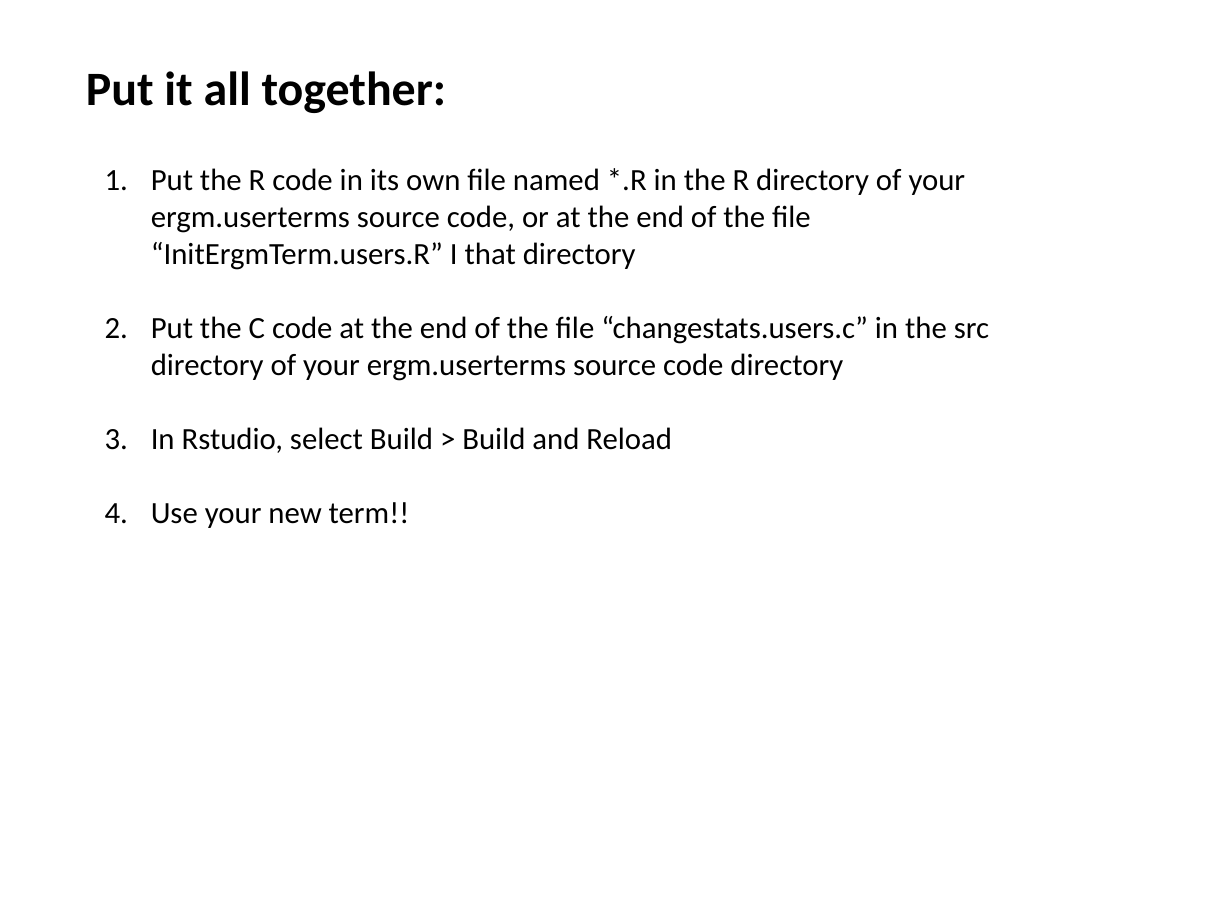
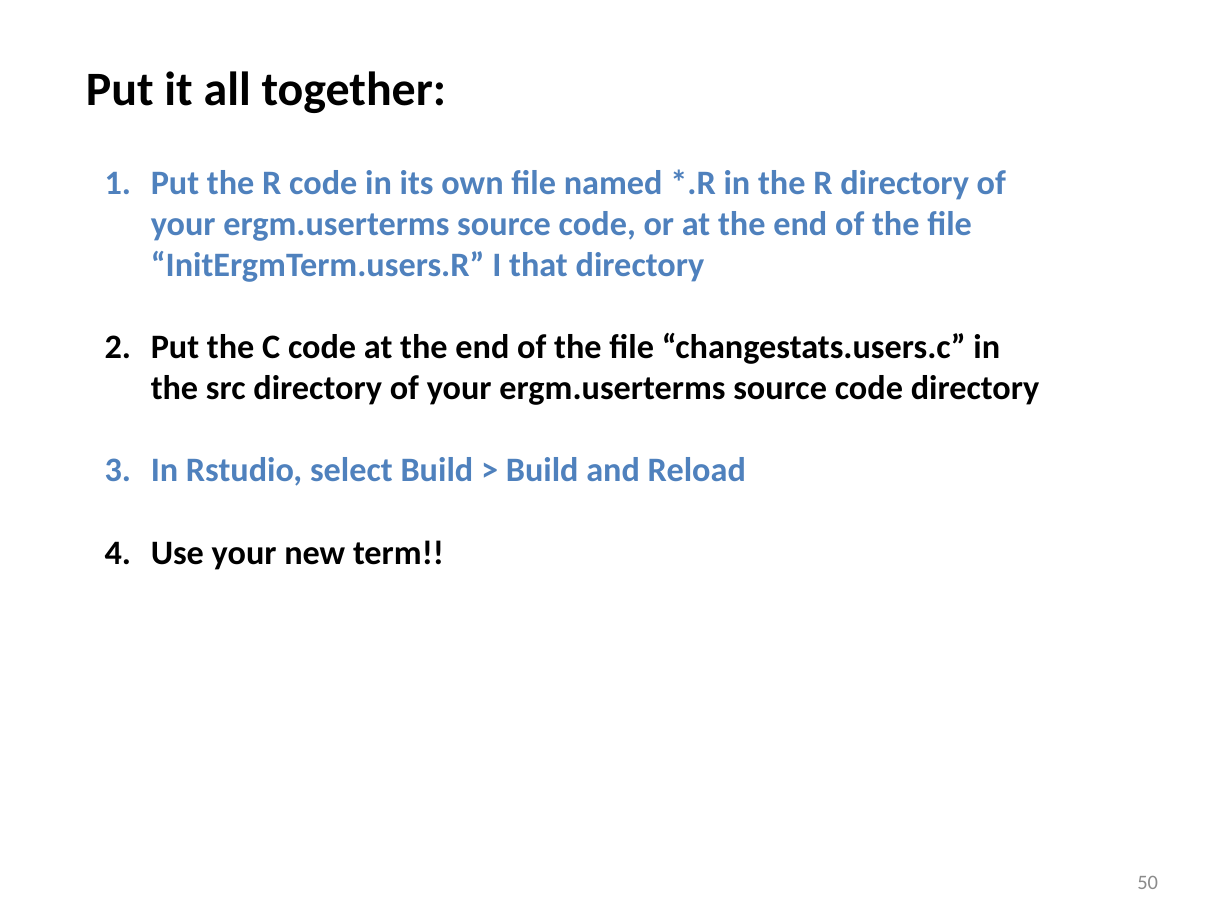
Before and after one commit to statnet/Workshops----OBSOLETE, a slide deck: slide 50 of ergm.userterms/EUT tutorial slides.pptx (slide 48 before the commit). Drawn at 1232x924 pixels with LibreOffice and Linux fonts; fonts in the diff are those of the drawing. Boxes give left, top, right and bottom in pixels: in the first picture for what was removed or moved away, otherwise in the second. Text is boxed around its words. In the diff, an @@ line names an element or a change of style, - is before the commit and + after.

```diff
--- a/ergm.userterms/EUT tutorial slides.pptx
+++ b/ergm.userterms/EUT tutorial slides.pptx
@@ text "Put the R code in ..." at box(151, 169, 1040, 570): size 18 to 20 pt, bold on; text colour #000000 to #4F81BD in "Put the R code in its own ...", "In Rstudio, select Build > Build and ..." @@
@@ page number added at box(1137, 876, 1158, 889), 12 pt, text #8C8C8C @@
+50
```
Also in this commit, not shown: 48 other slides changed, 4 slides added, 1 slide removed.
